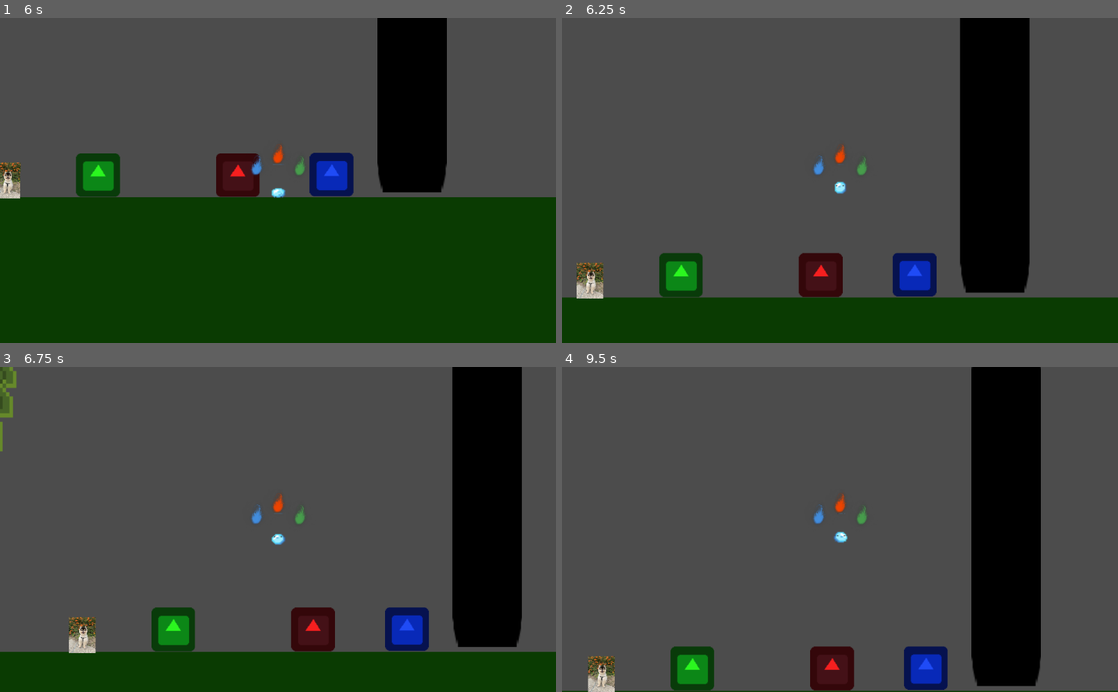
Above: before the commit, frames 1-4 (two rows, left to right).
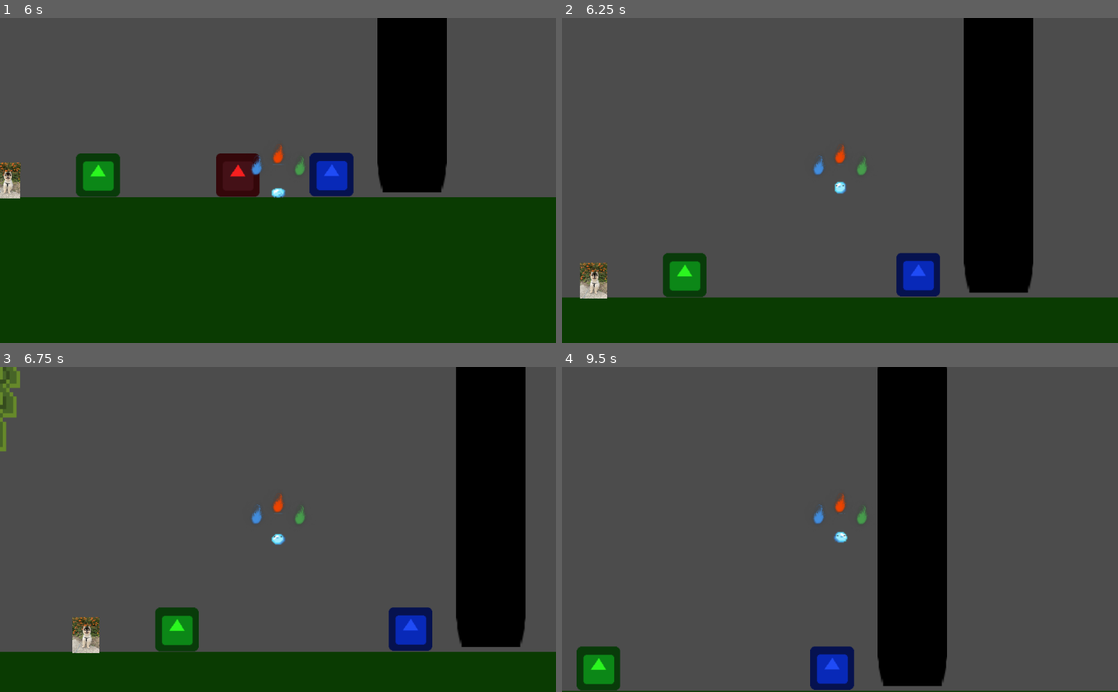
Above: after the commit, the same moments.

Repository: mccomicke3/Indigo_Sprint2
Game: Godot game, scene res://BaseWorld.tscn
Same seed, same stepped clock (60 frames per second), same inputs: the game is played once before the commit and once after it. The engine's default icon, where the game draws it, is replaced by a stand-in: a white triangle on a blue panel in a dark square.
Inputs:
- Up to frame 1 (6 s): hold 1 (ui_1, bound only after the commit) 0.53-1.28 s; hold Right (ui_right) 0.53-2.03 s; tap Up (ui_up) at 0.77, 1.52, 3.02, 3.77, 4.52 s; tap 2 (ui_2, bound only after the commit) at 0.8, 1.35, 3.8, 4.35 s; tap 3 (ui_3, bound only after the commit) at 1.55, 4.55 s; hold Left (ui_left) 2.03-2.78 s; hold 3 (ui_3, bound only after the commit) 2.03-2.78 s; tap 4 (ui_4, bound only after the commit) at 2.3, 2.85, 5.3, 5.85 s; hold Right (ui_right) 2.78-4.28 s; tap 1 (ui_1, bound only after the commit) at 3.05 s; hold 1 (ui_1, bound only after the commit) 3.53-4.28 s; hold Left (ui_left) 4.28-5.03 s; hold Right (ui_right) 5.03-5.78 s; hold 3 (ui_3, bound only after the commit) 5.03-5.78 s; tap Enter at 5.75 s; hold Left (ui_left) from 5.78 s (still down)
- Up to frame 2 (6.25 s): keep holding Left (ui_left); tap Up (ui_up) at 6.02 s; tap 1 (ui_1, bound only after the commit) at 6.05 s
- Up to frame 3 (6.75 s): keep holding Left (ui_left); hold 1 (ui_1, bound only after the commit) from 6.53 s (still down)
- Up to frame 4 (9.5 s): tap Up (ui_up) at 6.77, 7.52, 9.02 s; tap 2 (ui_2, bound only after the commit) at 6.8, 7.35 s; release Left (ui_left) at 7.28 s; release 1 (ui_1, bound only after the commit) at 7.28 s; hold Right (ui_right) from 7.28 s (still down); tap 3 (ui_3, bound only after the commit) at 7.55 s; hold 3 (ui_3, bound only after the commit) 8.03-8.78 s; tap 4 (ui_4, bound only after the commit) at 8.3, 8.85 s; tap 1 (ui_1, bound only after the commit) at 9.05 s

Frame 1 is identical in both runs. In frame 2, 3.3% of the frame differs, in the area x 2-85%, y 0-87%; in frame 3, 3.7%; in frame 4, 28%, in the area x 2-87%, y 0-100%.

Commit message:
added ui to change elemental states, now 0,1,2,3 change states. Added music players which only play during their appropriate states, the piano one always plays though

Diff:
--- a/TestPlatformer/BaseWorld.tscn
+++ b/TestPlatformer/BaseWorld.tscn
@@ -1,14 +1,20 @@
-[gd_scene load_steps=19 format=2]
+[gd_scene load_steps=25 format=2]
 
 [ext_resource path="res://icon.png" type="Texture" id=1]
 [ext_resource path="res://2019_0710_dog_returned.jpg" type="Texture" id=2]
 [ext_resource path="res://d515mo1-542e7751-ee0a-461a-a383-bd1a90824873.png" type="Texture" id=3]
 [ext_resource path="res://playerController.gd" type="Script" id=4]
 [ext_resource path="res://slime spritesheet calciumtrice.png" type="Texture" id=5]
-[ext_resource path="res://_Blind Kid_ Theme.ogg" type="AudioStream" id=6]
-[ext_resource path="res://Menu.gd" type="Script" id=7]
-[ext_resource path="res://spiritController.gd" type="Script" id=8]
-[ext_resource path="res://Soul Standin.png" type="Texture" id=9]
+[ext_resource path="res://Menu.gd" type="Script" id=6]
+[ext_resource path="res://spiritController.gd" type="Script" id=7]
+[ext_resource path="res://Soul Standin.png" type="Texture" id=8]
+[ext_resource path="res://Music/OCT 30 MIX/INDIGO_Piano.wav" type="AudioStream" id=9]
+[ext_resource path="res://Music/OCT 30 MIX/INDIGO_Fire.wav" type="AudioStream" id=10]
+[ext_resource path="res://fireMusicPlayer.gd" type="Script" id=11]
+[ext_resource path="res://Music/OCT 30 MIX/INDIGO_Water.wav" type="AudioStream" id=12]
+[ext_resource path="res://waterMusicPlayer.gd" type="Script" id=13]
+[ext_resource path="res://Music/OCT 30 MIX/INDIGO_Air.wav" type="AudioStream" id=14]
+[ext_resource path="res://windMusicPlayer.gd" type="Script" id=15]
 
 [sub_resource type="RectangleShape2D" id=1]
 extents = Vector2( 70.6423, 185.18 )
@@ -133,8 +139,6 @@
 scale = Vector2( 0.027461, 0.027461 )
 texture = ExtResource( 2 )
 
-[node name="AudioStreamPlayer" type="AudioStreamPlayer" parent="."]
-
 [node name="Fire" type="StaticBody2D" parent="." groups=[
 "fire",
 ]]
@@ -218,7 +222,6 @@
 frame = 75
 
 [node name="PlayerCollide" type="CollisionShape2D" parent="Player"]
-visible = false
 position = Vector2( 0, 10 )
 shape = SubResource( 6 )
 
@@ -228,18 +231,12 @@
 anims/Walk = SubResource( 9 )
 
 [node name="Camera2D" type="Camera2D" parent="Player"]
-visible = false
 current = true
 zoom = Vector2( 0.5, 0.5 )
 drag_margin_left = 0.05
 drag_margin_top = 0.05
 drag_margin_right = 0.05
 drag_margin_bottom = 0.05
-
-[node name="BaseMusic" type="AudioStreamPlayer" parent="Player"]
-stream = ExtResource( 6 )
-volume_db = 2.0
-autoplay = true
 
 [node name="Menu" type="Control" parent="Player"]
 editor/display_folded = true
@@ -299,22 +296,41 @@
 position = Vector2( -2.02637, -26.104 )
 rotation = -0.380482
 scale = Vector2( 0.06, 0.06 )
-texture = ExtResource( 9 )
-
-[node name="Sprite3" type="Sprite" parent="Player"]
+texture = ExtResource( 8 )
+
+[node name="waterSpiritSprite" type="Sprite" parent="Player"]
+modulate = Color( 0.262745, 0.556863, 0.870588, 1 )
+light_mask = 0
+position = Vector2( -21.7905, -15.563 )
+rotation = -0.380482
+scale = Vector2( 0.06, 0.06 )
+texture = ExtResource( 8 )
+
+[node name="windSpiritSprite" type="Sprite" parent="Player"]
 modulate = Color( 0.282353, 0.619608, 0.298039, 1 )
 light_mask = 0
 position = Vector2( 18.001, -15.0361 )
 rotation = -0.380482
 scale = Vector2( 0.06, 0.06 )
-texture = ExtResource( 9 )
-
-[node name="Sprite4" type="Sprite" parent="Player"]
-modulate = Color( 0.262745, 0.556863, 0.870588, 1 )
-light_mask = 0
-position = Vector2( -21.7905, -15.563 )
-rotation = -0.380482
-scale = Vector2( 0.06, 0.06 )
-texture = ExtResource( 9 )
+texture = ExtResource( 8 )
+
+[node name="pianoMusicPlayer" type="AudioStreamPlayer2D" parent="Player"]
+stream = ExtResource( 9 )
+autoplay = true
+
+[node name="fireMusicPlayer" type="AudioStreamPlayer2D" parent="Player"]
+stream = ExtResource( 10 )
+autoplay = true
+script = ExtResource( 11 )
+
+[node name="waterMusicPlayer" type="AudioStreamPlayer2D" parent="Player"]
+stream = ExtResource( 12 )
+autoplay = true
+script = ExtResource( 13 )
+
+[node name="windMusicPlayer" type="AudioStreamPlayer2D" parent="Player"]
+stream = ExtResource( 14 )
+autoplay = true
+script = ExtResource( 15 )
 [connection signal="toggled" from="Player/Menu/VBoxContainer/bFullscreen" to="Player/Menu" method="_on_bFullscreen_toggled"]
 [connection signal="pressed" from="Player/Menu/VBoxContainer/Quit" to="Player/Menu" method="_on_Quit_pressed"]
--- /dev/null
+++ b/TestPlatformer/fireMusicPlayer.gd
@@ -0,0 +1,17 @@
+extends AudioStreamPlayer2D
+
+# Declare member variables here. Examples:
+# var a = 2
+# var b = "text"
+
+# Called when the node enters the scene tree for the first time.
+func _ready():
+	set_volume_db(-80)
+
+# Called every frame. 'delta' is the elapsed time since the previous frame.
+func _process(delta):
+	if get_parent().currentElement == 1:
+		set_volume_db(0)
+		print("firevolume")
+	else:
+		set_volume_db(-80)
--- a/TestPlatformer/playerController.gd
+++ b/TestPlatformer/playerController.gd
@@ -16,9 +16,9 @@
 var currentElement = ElementState.None
 
 func _physics_process(delta):
-
 	_movement(delta)
 	_element_interaction()
+	_elementChange()
 
 	if Input.is_action_just_pressed("ui_reset"):
 		get_tree().reload_current_scene()
@@ -41,6 +41,22 @@
 			print("wind")
 			if (currentElement == ElementState.Wind):
 				get_col.collider.free()
+
+func _elementChange():
+	if Input.is_action_pressed("ui_4"):
+		currentElement = ElementState.None
+	if Input.is_action_pressed("ui_1"):
+		currentElement = ElementState.Fire
+	if Input.is_action_pressed("ui_2"):
+		currentElement = ElementState.Water
+	if Input.is_action_pressed("ui_3"):
+		currentElement = ElementState.Wind
+
+
+
+
+
+
 
 func _movement(delta):
 	motion.y += grav
--- a/TestPlatformer/project.godot
+++ b/TestPlatformer/project.godot
@@ -66,6 +66,26 @@
 "events": [ Object(InputEventKey,"resource_local_to_scene":false,"resource_name":"","device":0,"alt":false,"shift":false,"control":false,"meta":false,"command":false,"pressed":false,"scancode":32,"unicode":0,"echo":false,"script":null)
  ]
 }
+ui_1={
+"deadzone": 0.5,
+"events": [ Object(InputEventKey,"resource_local_to_scene":false,"resource_name":"","device":0,"alt":false,"shift":false,"control":false,"meta":false,"command":false,"pressed":false,"scancode":49,"unicode":0,"echo":false,"script":null)
+ ]
+}
+ui_2={
+"deadzone": 0.5,
+"events": [ Object(InputEventKey,"resource_local_to_scene":false,"resource_name":"","device":0,"alt":false,"shift":false,"control":false,"meta":false,"command":false,"pressed":false,"scancode":50,"unicode":0,"echo":false,"script":null)
+ ]
+}
+ui_3={
+"deadzone": 0.5,
+"events": [ Object(InputEventKey,"resource_local_to_scene":false,"resource_name":"","device":0,"alt":false,"shift":false,"control":false,"meta":false,"command":false,"pressed":false,"scancode":51,"unicode":0,"echo":false,"script":null)
+ ]
+}
+ui_4={
+"deadzone": 0.5,
+"events": [ Object(InputEventKey,"resource_local_to_scene":false,"resource_name":"","device":0,"alt":false,"shift":false,"control":false,"meta":false,"command":false,"pressed":false,"scancode":52,"unicode":0,"echo":false,"script":null)
+ ]
+}
 
 [rendering]
 
--- /dev/null
+++ b/TestPlatformer/waterMusicPlayer.gd
@@ -0,0 +1,17 @@
+extends AudioStreamPlayer2D
+
+# Declare member variables here. Examples:
+# var a = 2
+# var b = "text"
+
+# Called when the node enters the scene tree for the first time.
+func _ready():
+	set_volume_db(-80)
+
+# Called every frame. 'delta' is the elapsed time since the previous frame.
+func _process(delta):
+	if get_parent().currentElement == 2:
+		set_volume_db(0)
+		print("watervolume")
+	else:
+		set_volume_db(-80)
--- /dev/null
+++ b/TestPlatformer/windMusicPlayer.gd
@@ -0,0 +1,17 @@
+extends AudioStreamPlayer2D
+
+# Declare member variables here. Examples:
+# var a = 2
+# var b = "text"
+
+# Called when the node enters the scene tree for the first time.
+func _ready():
+	set_volume_db(-80)
+
+# Called every frame. 'delta' is the elapsed time since the previous frame.
+func _process(delta):
+	if get_parent().currentElement == 3:
+		set_volume_db(0)
+		print("windvolume")
+	else:
+		set_volume_db(-80)
Not shown: 2 places in TestPlatformer/BaseWorld.tscn that only renumber resources
